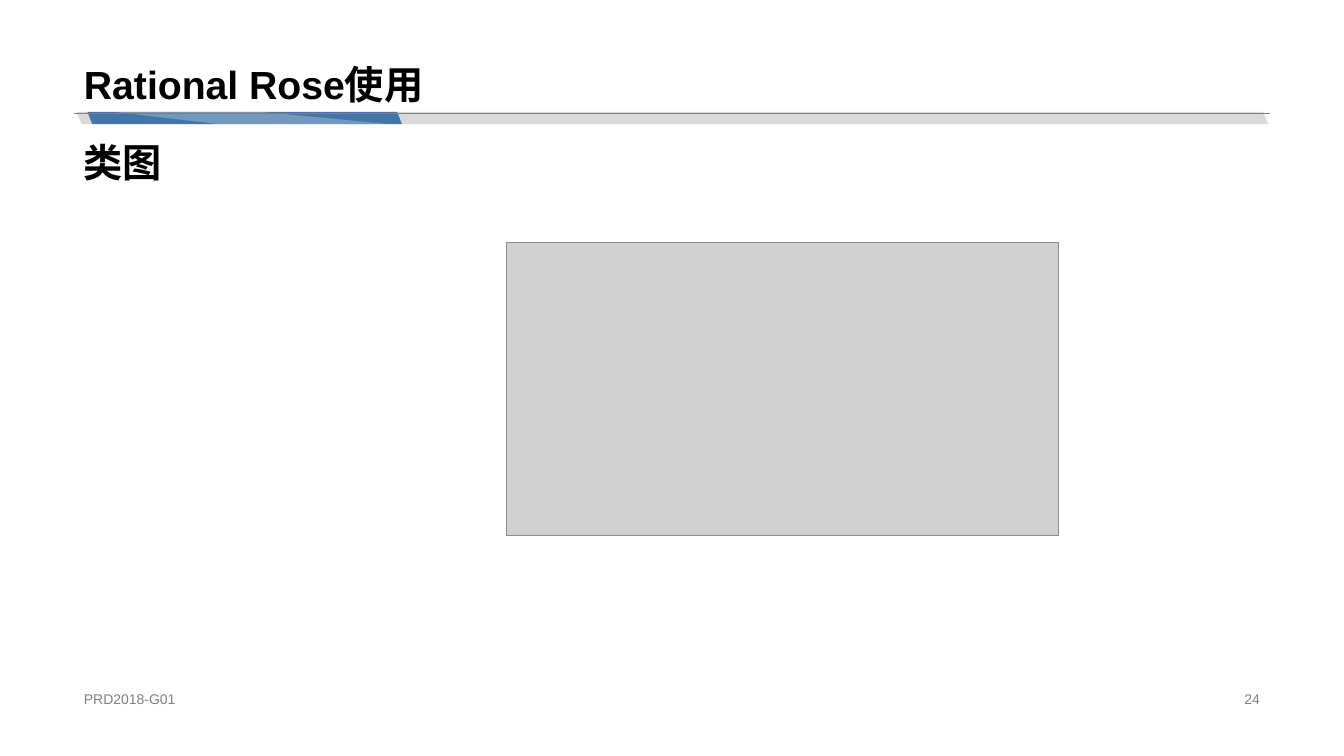
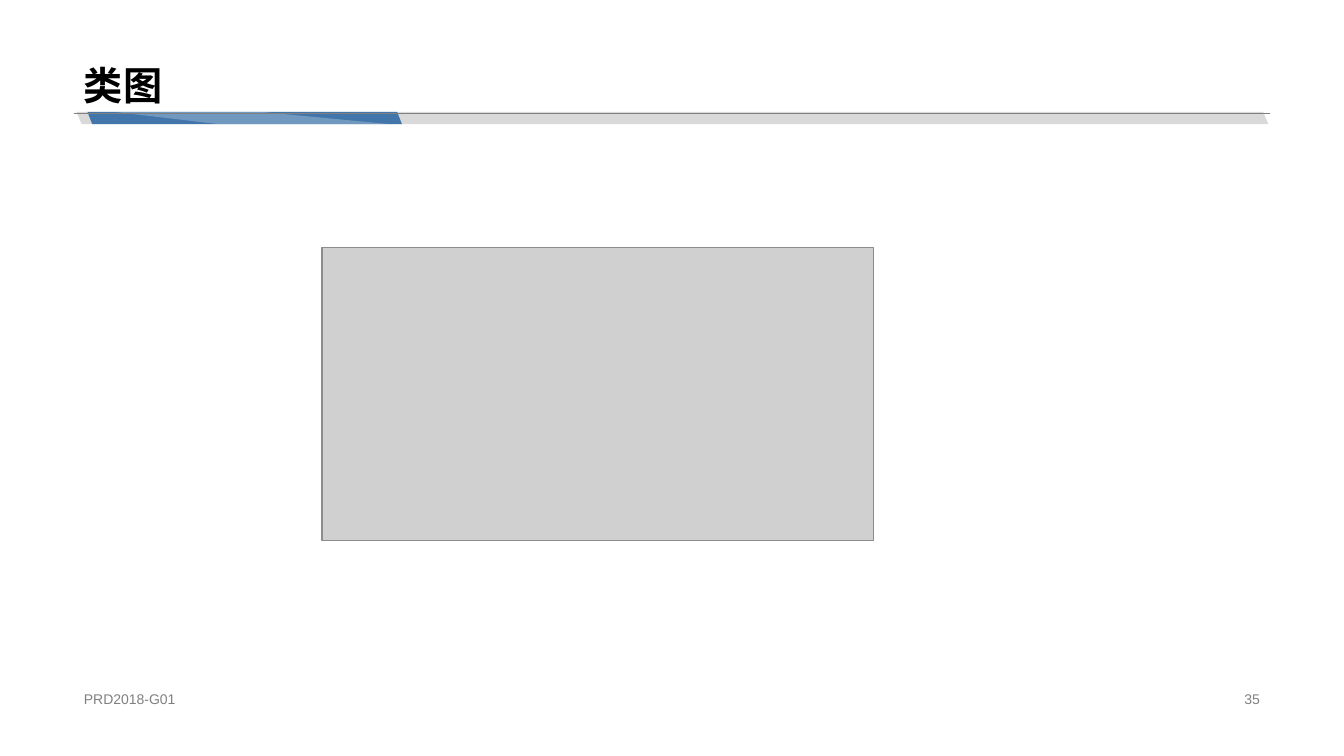
Before and after one commit to cchello/PRD2018-G01, a slide deck: slide 35 of 非受控文档/章奇妙/PRD2018-G01-UML工具：Rational Rose.pptx (slide 24 before the commit). Drawn at 1344x756 pixels with LibreOffice and Linux fonts; fonts in the diff are those of the drawing; grey boxes stand for pictures. Boxes give left, top, right and bottom in pixels: in the first picture for what was removed or moved away, otherwise in the second. Text is boxed around its words. In the diff, an @@ line names an element or a change of style, - is before the commit and + after.

```diff
--- a/非受控文档/章奇妙/PRD2018-G01-UML工具：Rational Rose.pptx
+++ b/非受控文档/章奇妙/PRD2018-G01-UML工具：Rational Rose.pptx
@@ title at [84, 66, 162, 104]: text changed @@
-Rational Rose使用
+类图
@@ text removed at [83, 143, 161, 181] @@
-类图
@@ picture: place and size @@
-picture at [507, 242, 1059, 535]
+picture at [322, 247, 873, 540]
@@ page number at [1244, 694, 1260, 704]: text changed @@
-24
+35
```
Also in this commit, not shown: 24 other slides changed, 20 slides added, 2 slides removed.
